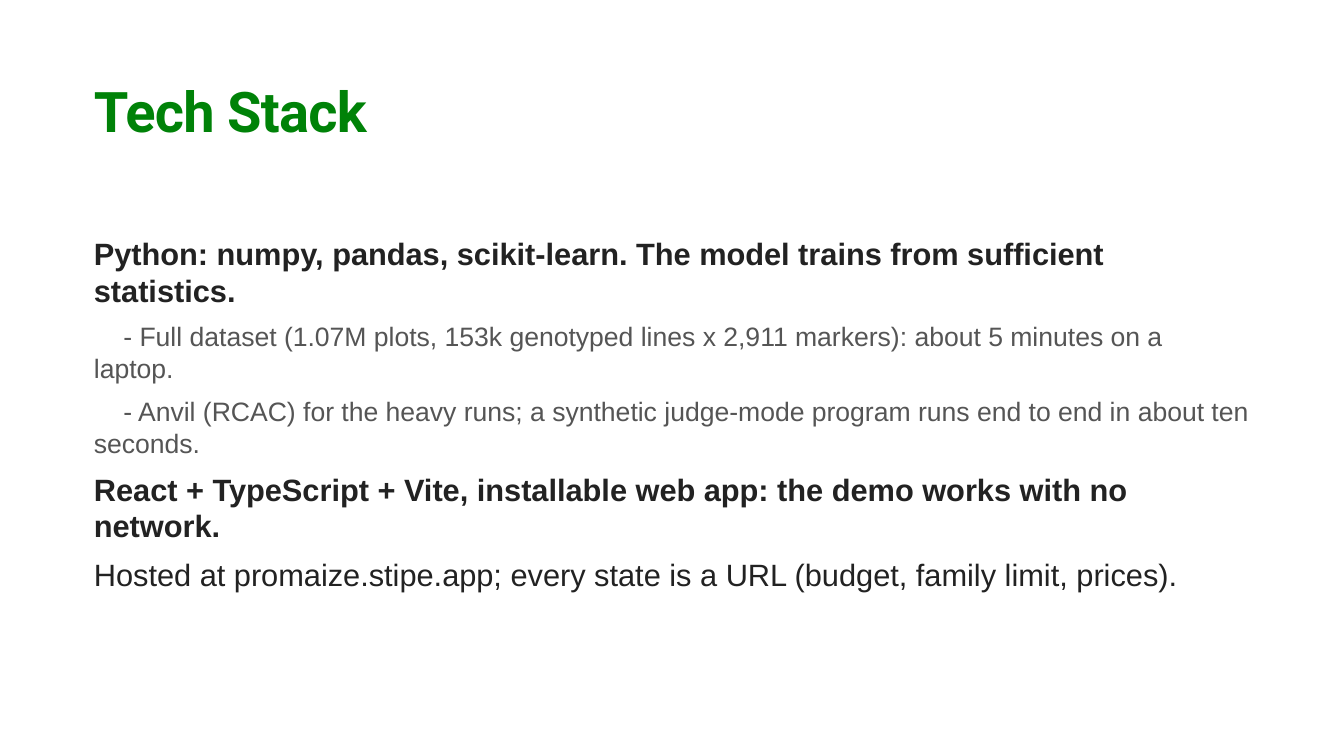
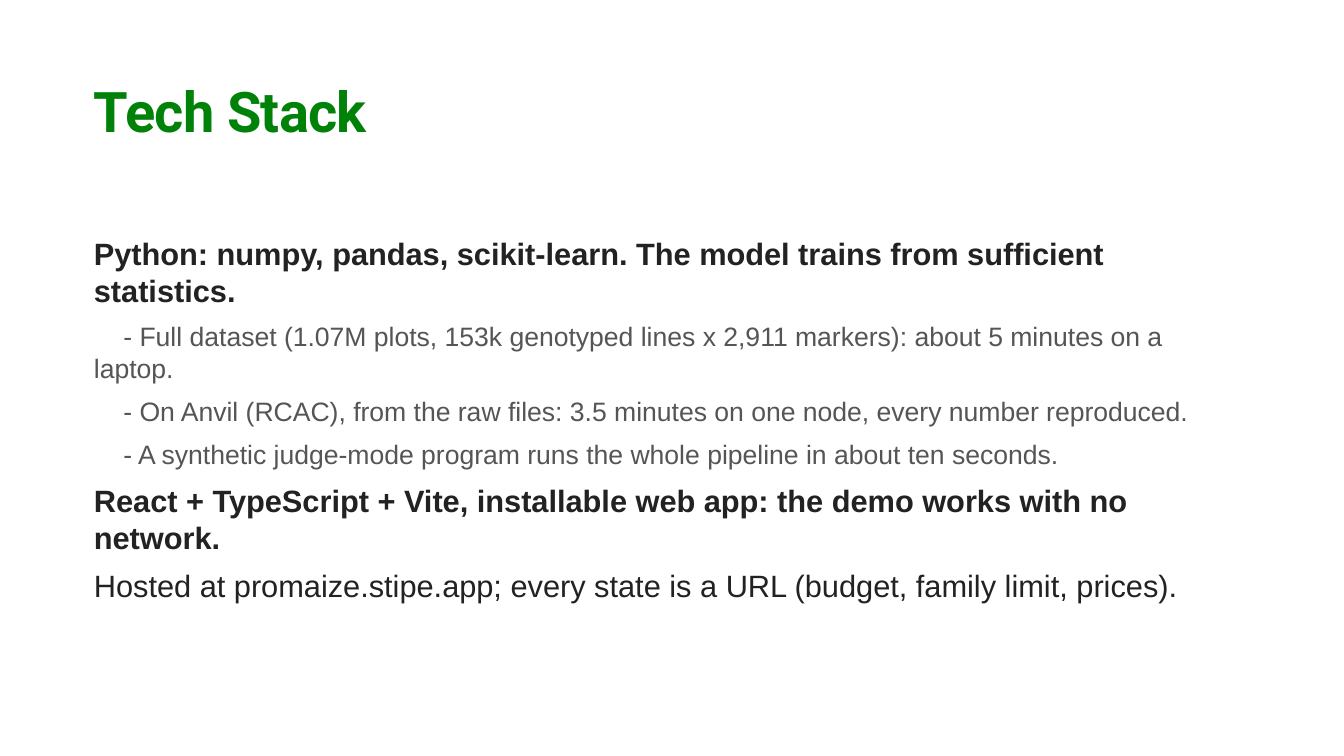
Before and after one commit to Ouroboros505/sydag-2026, a slide deck: slide 5 of docs/ProMaize_deck.pptx. Drawn at 1344x756 pixels with LibreOffice and Linux fonts; fonts in the diff are those of the drawing; background and template pictures are left out. Boxes give left, top, right and bottom in pixels: in the first picture for what was removed or moved away, otherwise in the second. Text is boxed around its words. In the diff, an @@ line names an element or a change of style, - is before the commit and + after.

Commit message:
Scaling verified on Anvil: full pipeline from raw files in 3.5 minutes, same numbers

```diff
--- a/docs/ProMaize_deck.pptx
+++ b/docs/ProMaize_deck.pptx
@@ text at box(138, 401, 1188, 470): text changed @@
-- Anvil (RCAC) for the heavy runs; a synthetic judge-mode program runs end to end in about ten seconds.
+- On Anvil (RCAC), from the raw files: 3.5 minutes on one node, every number reproduced.
+- A synthetic judge-mode program runs the whole pipeline in about ten seconds.
```
Also in this commit, not shown: 2 other files.
